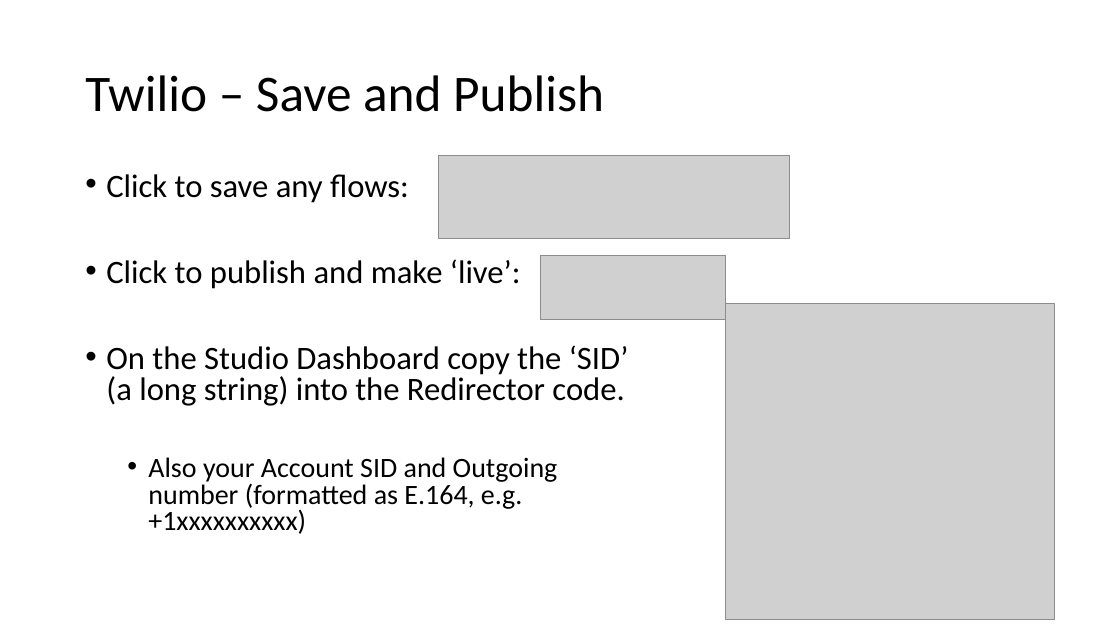
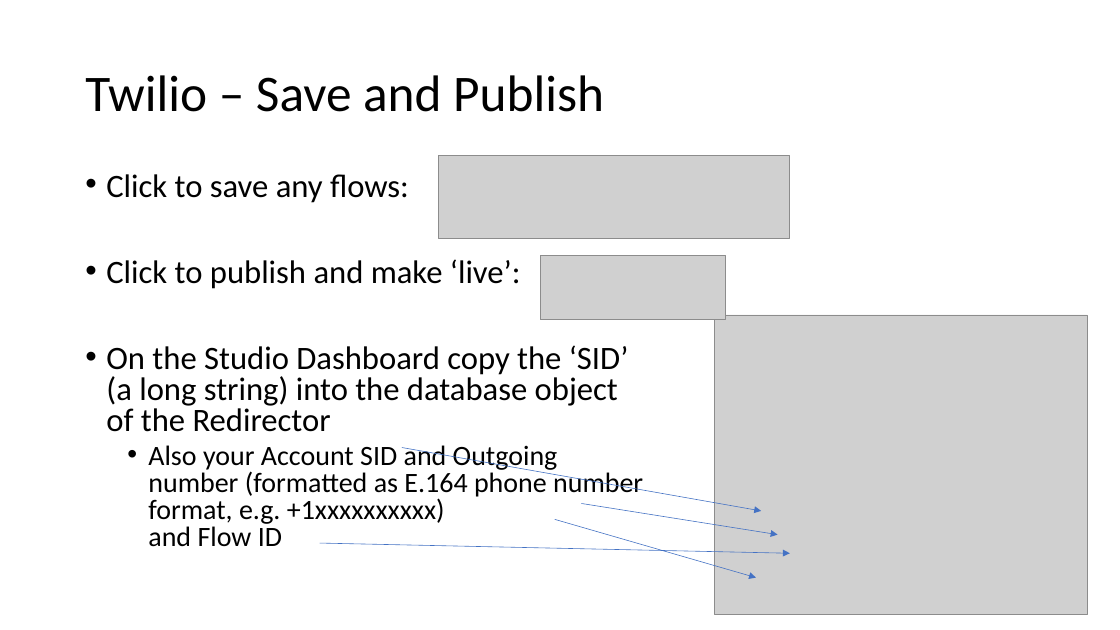
Before and after one commit to GeoSCADA/Driver-Notify, a slide deck: slide 17 of NotifyDemo Description.pptx. Drawn at 1120x630 pixels with LibreOffice and Linux fonts; fonts in the diff are those of the drawing; grey boxes stand for pictures. Boxes give left, top, right and bottom in pixels: in the first picture for what was removed or moved away, otherwise in the second. Text is boxed around its words. In the diff, an @@ line names an element or a change of style, - is before the commit and + after.

Commit message:
Set to Release, fix Flow Id field
Set field name in correct place.

```diff
--- a/NotifyDemo Description.pptx
+++ b/NotifyDemo Description.pptx
@@ picture: place and size @@
-picture at [726,303,1054,619]
+picture at [715,315,1087,615]
@@ text at [106,345,643,547]: text changed @@
-• On the Studio Dashboard copy the ‘SID’ (a long string) into the Redirector code.
-  • Also your Account SID and Outgoing number (formatted as E.164, e.g. +1xxxxxxxxxx)
+• On the Studio Dashboard copy the ‘SID’ (a long string) into the database object of the Redirector
+  • Also your Account SID and Outgoing number (formatted as E.164 phone number format, e.g. +1xxxxxxxxxx)
+    and Flow ID
@@ arrow added from (402, 448) to (761, 511), #4472C4 0.5 pt @@
@@ arrow added from (581, 503) to (778, 534), #4472C4 0.5 pt @@
@@ arrow added from (555, 519) to (756, 578), #4472C4 0.5 pt @@
@@ arrow added from (319, 544) to (790, 554), #4472C4 0.5 pt @@
```
Also in this commit, not shown: 1 other slide changed, 4 other files.
